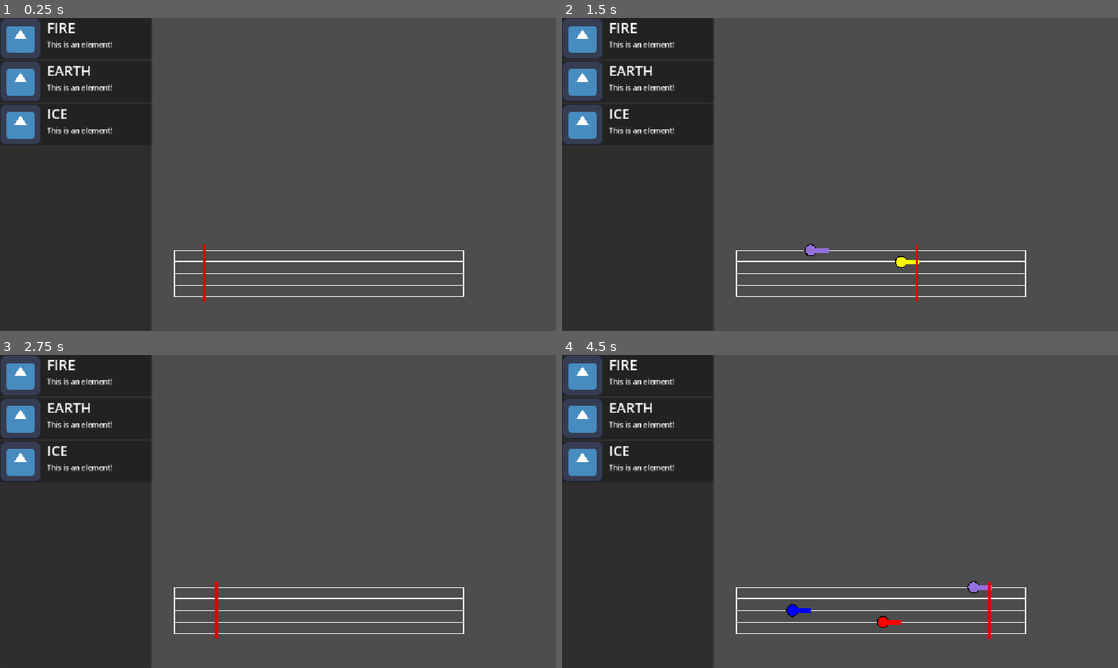
Above: before the commit, frames 1-4 (two rows, left to right).
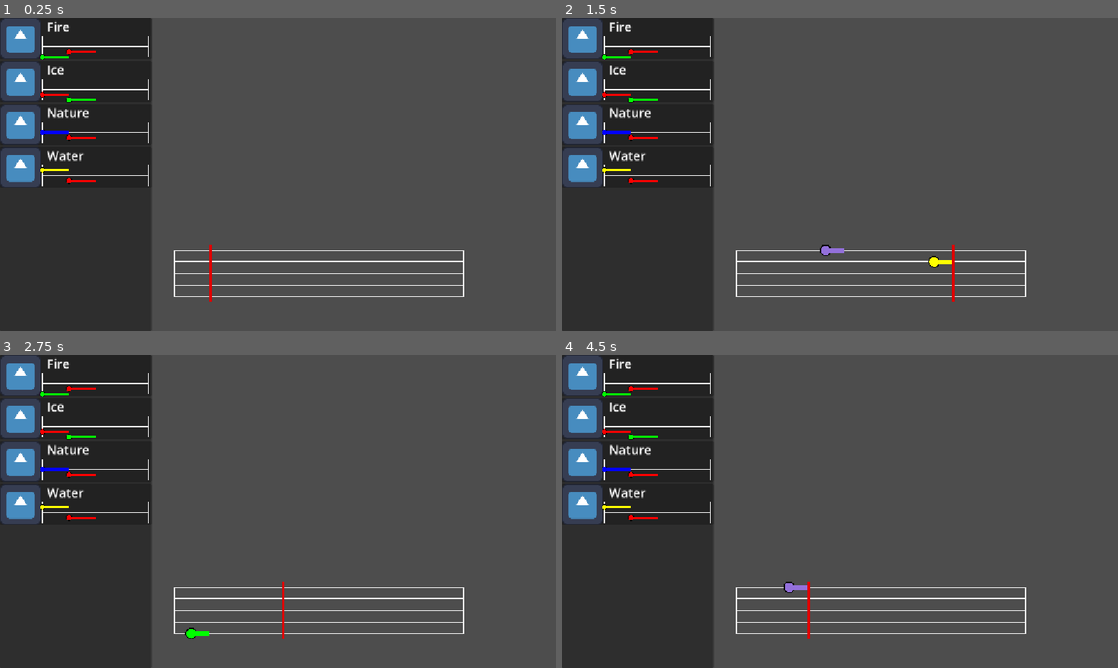
Above: after the commit, the same moments.

Repository: Valerie076/Modifier-Attack-System
Game: Godot game, scene res://scenes/main.tscn
The game is run twice, just before and just after one commit, with the same random seed, the same clock (stepped at 60 frames per second) and the same inputs. The engine's default icon, where the game draws it, is replaced by a stand-in: a white triangle on a blue panel in a dark square.
Inputs:
- Up to frame 1 (0.25 s): no input
- Up to frame 2 (1.5 s): tap Ctrl (note_five) at 0.6 s; tap Up (note_four) at 1.35 s
- Up to frame 3 (2.75 s): tap Enter at 2 s; tap Down (note_one) at 2.1 s
- Up to frame 4 (4.5 s): tap Left (note_three) at 2.85 s; tap Right (note_two) at 3.6 s; tap Space at 4.25 s; tap Ctrl (note_five) at 4.35 s

The runs differ from the first frame. In frame 1, 2.6% of the frame differs, in the area x 0-39%, y 0-91%; in frame 2, 2.9%; in frame 3, 2.7%; in frame 4, 3.0%, in the area x 0-78%, y 0-91%.

Commit message:
make spirit categories data driven and add render melodies

Diff:
--- a/project.godot
+++ b/project.godot
@@ -19,6 +19,7 @@
 
 Globals="*uid://c0ikltqmwtjla"
 SpiritDatabase="*uid://djxfelqyoonsq"
+SpiritCategoryDatabase="*uid://b5e4gbsr0m5yu"
 
 [display]
 
--- /dev/null
+++ b/resources/spirit_categories/fire.tres
@@ -0,0 +1,29 @@
+[gd_resource type="Resource" script_class="SpiritCategory" format=3 uid="uid://i3eoxbkcymvx"]
+
+[ext_resource type="Script" uid="uid://c5b3tfadfsc3f" path="res://scripts/music/note_data.gd" id="1_g5qjd"]
+[ext_resource type="Script" uid="uid://y1oleh2c84ce" path="res://scripts/spirit_category.gd" id="1_j8eb2"]
+[ext_resource type="Script" uid="uid://d1mk536vh54ka" path="res://scripts/music/melody.gd" id="2_63nc2"]
+
+[sub_resource type="Resource" id="Resource_g5qjd"]
+script = ExtResource("1_g5qjd")
+pitch = 1
+duration = 4
+metadata/_custom_type_script = "uid://c5b3tfadfsc3f"
+
+[sub_resource type="Resource" id="Resource_63nc2"]
+script = ExtResource("1_g5qjd")
+beat = 1.0
+pitch = 2
+duration = 4
+metadata/_custom_type_script = "uid://c5b3tfadfsc3f"
+
+[sub_resource type="Resource" id="Resource_g4hkx"]
+script = ExtResource("2_63nc2")
+notes = Array[ExtResource("1_g5qjd")]([SubResource("Resource_g5qjd"), SubResource("Resource_63nc2")])
+metadata/_custom_type_script = "uid://d1mk536vh54ka"
+
+[resource]
+script = ExtResource("1_j8eb2")
+category_name = "Fire"
+melody = SubResource("Resource_g4hkx")
+metadata/_custom_type_script = "uid://y1oleh2c84ce"
--- /dev/null
+++ b/resources/spirit_categories/ice.tres
@@ -0,0 +1,29 @@
+[gd_resource type="Resource" script_class="SpiritCategory" format=3 uid="uid://bog6bx7vfb62a"]
+
+[ext_resource type="Script" uid="uid://c5b3tfadfsc3f" path="res://scripts/music/note_data.gd" id="1_wfam2"]
+[ext_resource type="Script" uid="uid://d1mk536vh54ka" path="res://scripts/music/melody.gd" id="2_gkk7q"]
+[ext_resource type="Script" uid="uid://y1oleh2c84ce" path="res://scripts/spirit_category.gd" id="3_1vjdx"]
+
+[sub_resource type="Resource" id="Resource_g5qjd"]
+script = ExtResource("1_wfam2")
+pitch = 2
+duration = 4
+metadata/_custom_type_script = "uid://c5b3tfadfsc3f"
+
+[sub_resource type="Resource" id="Resource_63nc2"]
+script = ExtResource("1_wfam2")
+beat = 1.0
+pitch = 1
+duration = 4
+metadata/_custom_type_script = "uid://c5b3tfadfsc3f"
+
+[sub_resource type="Resource" id="Resource_g4hkx"]
+script = ExtResource("2_gkk7q")
+notes = Array[ExtResource("1_wfam2")]([SubResource("Resource_g5qjd"), SubResource("Resource_63nc2")])
+metadata/_custom_type_script = "uid://d1mk536vh54ka"
+
+[resource]
+script = ExtResource("3_1vjdx")
+category_name = "Ice"
+melody = SubResource("Resource_g4hkx")
+metadata/_custom_type_script = "uid://y1oleh2c84ce"
--- /dev/null
+++ b/resources/spirit_categories/nature.tres
@@ -0,0 +1,29 @@
+[gd_resource type="Resource" script_class="SpiritCategory" format=3 uid="uid://cvm3lub5ilegt"]
+
+[ext_resource type="Script" uid="uid://c5b3tfadfsc3f" path="res://scripts/music/note_data.gd" id="1_pcw8i"]
+[ext_resource type="Script" uid="uid://d1mk536vh54ka" path="res://scripts/music/melody.gd" id="2_q2mpq"]
+[ext_resource type="Script" uid="uid://y1oleh2c84ce" path="res://scripts/spirit_category.gd" id="3_ujdcb"]
+
+[sub_resource type="Resource" id="Resource_g5qjd"]
+script = ExtResource("1_pcw8i")
+pitch = 3
+duration = 4
+metadata/_custom_type_script = "uid://c5b3tfadfsc3f"
+
+[sub_resource type="Resource" id="Resource_63nc2"]
+script = ExtResource("1_pcw8i")
+beat = 1.0
+pitch = 2
+duration = 4
+metadata/_custom_type_script = "uid://c5b3tfadfsc3f"
+
+[sub_resource type="Resource" id="Resource_g4hkx"]
+script = ExtResource("2_q2mpq")
+notes = Array[ExtResource("1_pcw8i")]([SubResource("Resource_g5qjd"), SubResource("Resource_63nc2")])
+metadata/_custom_type_script = "uid://d1mk536vh54ka"
+
+[resource]
+script = ExtResource("3_ujdcb")
+category_name = "Nature"
+melody = SubResource("Resource_g4hkx")
+metadata/_custom_type_script = "uid://y1oleh2c84ce"
--- /dev/null
+++ b/resources/spirit_categories/water.tres
@@ -0,0 +1,29 @@
+[gd_resource type="Resource" script_class="SpiritCategory" format=3 uid="uid://cv6fkgjial8th"]
+
+[ext_resource type="Script" uid="uid://c5b3tfadfsc3f" path="res://scripts/music/note_data.gd" id="1_pi71o"]
+[ext_resource type="Script" uid="uid://y1oleh2c84ce" path="res://scripts/spirit_category.gd" id="1_r2k5g"]
+[ext_resource type="Script" uid="uid://d1mk536vh54ka" path="res://scripts/music/melody.gd" id="2_6jmuy"]
+
+[sub_resource type="Resource" id="Resource_pi71o"]
+script = ExtResource("1_pi71o")
+pitch = 4
+duration = 4
+metadata/_custom_type_script = "uid://c5b3tfadfsc3f"
+
+[sub_resource type="Resource" id="Resource_6jmuy"]
+script = ExtResource("1_pi71o")
+beat = 1.0
+pitch = 2
+duration = 4
+metadata/_custom_type_script = "uid://c5b3tfadfsc3f"
+
+[sub_resource type="Resource" id="Resource_i6773"]
+script = ExtResource("2_6jmuy")
+notes = Array[ExtResource("1_pi71o")]([SubResource("Resource_pi71o"), SubResource("Resource_6jmuy")])
+metadata/_custom_type_script = "uid://d1mk536vh54ka"
+
+[resource]
+script = ExtResource("1_r2k5g")
+category_name = "Water"
+melody = SubResource("Resource_i6773")
+metadata/_custom_type_script = "uid://y1oleh2c84ce"
--- a/resources/spirits/mushroom_guy.tres
+++ b/resources/spirits/mushroom_guy.tres
@@ -1,11 +1,13 @@
 [gd_resource type="Resource" script_class="Spirit" format=3 uid="uid://cckkldyt6erga"]
 
 [ext_resource type="Script" uid="uid://cydlhiqhxpwvn" path="res://scripts/move.gd" id="1_1uh2y"]
+[ext_resource type="Resource" uid="uid://cvm3lub5ilegt" path="res://resources/spirit_categories/nature.tres" id="1_bubcw"]
 [ext_resource type="Script" uid="uid://s2y7ofng7ogl" path="res://scripts/spirit.gd" id="1_sm17n"]
 [ext_resource type="Resource" uid="uid://dc8egdhldxkue" path="res://resources/moves/fireball.tres" id="2_q2sa1"]
 
 [resource]
 script = ExtResource("1_sm17n")
 spirit_name = "Mushroom Guy"
+category = ExtResource("1_bubcw")
 moves = Array[ExtResource("1_1uh2y")]([ExtResource("2_q2sa1")])
 metadata/_custom_type_script = "uid://s2y7ofng7ogl"
--- a/scenes/note.tscn
+++ b/scenes/note.tscn
@@ -6,8 +6,10 @@
 [node name="Note" type="Node2D" unique_id=452459268]
 script = ExtResource("1_1bnk6")
 
-[node name="Sprite" type="Sprite2D" parent="." unique_id=1829894931]
-scale = Vector2(0.035162777, 0.035162777)
+[node name="SpriteScaler" type="Node2D" parent="." unique_id=1711979587]
+
+[node name="Sprite" type="Sprite2D" parent="SpriteScaler" unique_id=1829894931]
+scale = Vector2(0.032865785, 0.032865785)
 texture = ExtResource("1_t3yvt")
 
 [node name="NoteLength" type="Line2D" parent="." unique_id=1969735535]
--- a/scenes/ui/category_sidebar_panel.tscn
+++ b/scenes/ui/category_sidebar_panel.tscn
@@ -6,5 +6,4 @@
 [node name="CategorySidebarPanel" unique_id=881017006 instance=ExtResource("1_okdge")]
 anchors_preset = -1
 script = ExtResource("2_hoxb5")
-title = "Title"
-description = "Description"
+spirit_category = null
--- a/scenes/ui/sidebar_panel.tscn
+++ b/scenes/ui/sidebar_panel.tscn
@@ -2,9 +2,11 @@
 
 [ext_resource type="Script" uid="uid://c5wdnm4jdbs1q" path="res://scripts/ui/sidebar_panel.gd" id="1_m4l4x"]
 [ext_resource type="Texture2D" uid="uid://bdr8tqornrhfx" path="res://assets/icon.svg" id="1_uss72"]
+[ext_resource type="PackedScene" uid="uid://cnqmfj2v6crpx" path="res://scenes/staff.tscn" id="3_8p410"]
 
 [node name="SidebarPanel" type="Panel" unique_id=881017006]
 custom_minimum_size = Vector2(0, 85)
+anchors_preset = 15
 anchor_right = 1.0
 anchor_bottom = 1.0
 offset_right = -756.0
@@ -36,12 +38,19 @@
 layout_mode = 2
 size_flags_horizontal = 3
 size_flags_vertical = 3
-theme_override_font_sizes/normal_font_size = 29
+theme_override_font_sizes/normal_font_size = 26
 text = "Title"
 
 [node name="DescriptionText" type="RichTextLabel" parent="HBoxContainer/VBoxContainer" unique_id=1851486809]
+visible = false
 layout_mode = 2
 size_flags_horizontal = 3
 size_flags_vertical = 3
 theme_override_font_sizes/normal_font_size = 15
 text = "Description"
+
+[node name="Staff" parent="HBoxContainer/VBoxContainer" unique_id=1091799398 instance=ExtResource("3_8p410")]
+position = Vector2(101, 37)
+line_spacing = 11.0
+width = 220.0
+line_width = 1.0
--- a/scenes/ui/spirit_sidebar_panel.tscn
+++ b/scenes/ui/spirit_sidebar_panel.tscn
@@ -6,3 +6,4 @@
 [node name="SpiritSidebarPanel" unique_id=881017006 instance=ExtResource("1_q4mcy")]
 anchors_preset = -1
 script = ExtResource("1_brcdw")
+spirit = null
--- a/scripts/autoload/globals.gd
+++ b/scripts/autoload/globals.gd
@@ -1,10 +1,4 @@
 extends Node
-
-enum SpiritCategory {
-	FIRE,
-	EARTH,
-	ICE
-}
 
 ## Pitches on the pentatonic scale.
 enum Pitch {
--- /dev/null
+++ b/scripts/autoload/spirit_category_database.gd
@@ -0,0 +1,14 @@
+extends Node
+
+const CATS_DIR = "res://resources/spirit_categories/"
+
+var categories: Array[SpiritCategory] = []
+
+## Load the cats into memory.
+func load_spirits() -> void:
+	var dir: DirAccess = DirAccess.open(CATS_DIR)
+	for file in dir.get_files():
+		print(file)
+		if file.ends_with(".tres"):
+			var cat = load(CATS_DIR + file)
+			categories.append(cat)
--- a/scripts/autoload/spirit_database.gd
+++ b/scripts/autoload/spirit_database.gd
@@ -13,7 +13,7 @@
 			spirits.append(spirit)
 
 ## Return an array of spirits matching the specified category.
-func get_spirits_by_category(category: Globals.SpiritCategory) -> Array[Spirit]:
+func get_spirits_by_category(category: SpiritCategory) -> Array[Spirit]:
 	var cat_spirits: Array[Spirit] = []
 	for spirit in spirits:
 		if spirit.category == category:
--- a/scripts/main.gd
+++ b/scripts/main.gd
@@ -12,11 +12,10 @@
 @onready var note_4: AudioStreamPlayer = $Note4
 @onready var note_5: AudioStreamPlayer = $Note5
 
-var spirit_categories := Globals.SpiritCategory.keys()
-
 # Called when the node enters the scene tree for the first time.
 func _ready() -> void:
 	SpiritDatabase.load_spirits()
+	SpiritCategoryDatabase.load_spirits()
 	var category_panels: Array[CategorySidebarPanel] = create_category_panels()
 	# Because of the way GDScript handles Array typing, you cannot pass Array[CategorySidebarPanel] into
 	# populate_menu so we get around this by creating a Array[SidebarPanel] and assigning its elements
@@ -29,10 +28,9 @@
 ## Return CategorySidebarPanel objects for each spirit category
 func create_category_panels() -> Array[CategorySidebarPanel]:
 	var panels: Array[CategorySidebarPanel] = []
-	for cat in spirit_categories:
-		var panel = CATEGORY_SIDEBAR_PANEL.instantiate()
-		panel.title = str(cat)
-		panel.description = "This is an element!"
+	for cat in SpiritCategoryDatabase.categories:
+		var panel: CategorySidebarPanel = CATEGORY_SIDEBAR_PANEL.instantiate()
+		panel.spirit_category = cat
 		panels.append(panel)
 
 	return panels
--- a/scripts/note.gd
+++ b/scripts/note.gd
@@ -1,5 +1,6 @@
 class_name Note
 extends Node2D
 
-@onready var sprite: Sprite2D = $Sprite
+@onready var sprite_scaler: Node2D = $SpriteScaler
+@onready var sprite: Sprite2D = $SpriteScaler/Sprite
 @onready var note_length: Line2D = $NoteLength
--- a/scripts/play_staff.gd
+++ b/scripts/play_staff.gd
@@ -3,7 +3,7 @@
 
 @onready var playhead: Line2D = $Playhead
 
-const BPM = 250.0
+const BPM = 300.0
 
 func _ready() -> void:
 	playhead.position.x = -width / 2
--- a/scripts/spirit.gd
+++ b/scripts/spirit.gd
@@ -2,7 +2,7 @@
 extends Resource
 
 @export var spirit_name: String
-@export var category: Globals.SpiritCategory
+@export var category: SpiritCategory
 @export var moves: Array[Move] = []
 
 # Called when the node enters the scene tree for the first time.
--- /dev/null
+++ b/scripts/spirit_category.gd
@@ -0,0 +1,5 @@
+class_name SpiritCategory
+extends Resource
+
+@export var category_name: String = "Category"
+@export var melody: Melody
--- a/scripts/staff.gd
+++ b/scripts/staff.gd
@@ -15,6 +15,7 @@
 
 @export var line_spacing: float = 24.0
 @export var width: float = 600.0
+@export var line_width: float = 2.0
 
 func _ready() -> void:
 	draw_lines()
@@ -27,16 +28,16 @@
 	for i in range(5):
 		var y: float = i * line_spacing
 
-		h_lines[i].width = 2.0
+		h_lines[i].width = line_width
 
 		h_lines[i].add_point(Vector2(left, y))
 		h_lines[i].add_point(Vector2(-left, y))
 
-	left_line.width = 2.0
+	left_line.width = line_width
 	left_line.add_point(Vector2(-width / 2, 0))
 	left_line.add_point(Vector2(-width / 2, 4 * line_spacing))
 
-	right_line.width = 2.0
+	right_line.width = line_width
 	right_line.add_point(Vector2(width / 2, 0))
 	right_line.add_point(Vector2(width / 2, 4 * line_spacing))
 
@@ -56,6 +57,10 @@
 
 	notes.add_child(note)
 
+	note.sprite_scaler.scale.x = line_width / 2.0
+	note.sprite_scaler.scale.y = line_width / 2.0
+	note.note_length.width = line_width * 5.0
+
 	# Color
 	note.sprite.modulate = Globals.Colors[note_data.pitch]
 
--- a/scripts/ui/category_sidebar_panel.gd
+++ b/scripts/ui/category_sidebar_panel.gd
@@ -1,17 +1,12 @@
 class_name CategorySidebarPanel
 extends SidebarPanel
 
-@export var title: String = "Title"
-@export var description: String = "Description"
+@export var spirit_category: SpiritCategory
 
 @onready var _title_text: RichTextLabel = $HBoxContainer/VBoxContainer/TitleText
 @onready var _description_text: RichTextLabel = $HBoxContainer/VBoxContainer/DescriptionText
 
 # Called when the node enters the scene tree for the first time.
 func _ready() -> void:
-	_title_text.text = title
-	_description_text.text = description
-
-# Called every frame. 'delta' is the elapsed time since the previous frame.
-func _process(delta: float) -> void:
-	pass
+	_title_text.text = spirit_category.category_name
+	_description_text.text = "desc"
--- a/scripts/ui/selection_menu.gd
+++ b/scripts/ui/selection_menu.gd
@@ -17,7 +17,11 @@
 
 	for element in elements:
 		v_box_container.add_child(element)
-		print(element.title)
+		if is_instance_of(element, CategorySidebarPanel):
+			element.staff.add_melody(element.spirit_category.melody)
+		elif is_instance_of(element, SpiritSidebarPanel):
+			#element.staff.add_melody(element.spirit.melody)
+			pass
 
 # Called every frame. 'delta' is the elapsed time since the previous frame.
 func _process(delta: float) -> void:
--- a/scripts/ui/sidebar_panel.gd
+++ b/scripts/ui/sidebar_panel.gd
@@ -1,6 +1,7 @@
 class_name SidebarPanel
 extends Panel
 
+@onready var staff: Staff = $HBoxContainer/VBoxContainer/Staff
 
 # Called when the node enters the scene tree for the first time.
 func _ready() -> void:
--- a/scripts/ui/spirit_sidebar_panel.gd
+++ b/scripts/ui/spirit_sidebar_panel.gd
@@ -1,12 +1,12 @@
 class_name SpiritSidebarPanel
 extends SidebarPanel
 
+@export var spirit: Spirit
+
+@onready var _title_text: RichTextLabel = $HBoxContainer/VBoxContainer/TitleText
+@onready var _description_text: RichTextLabel = $HBoxContainer/VBoxContainer/DescriptionText
 
 # Called when the node enters the scene tree for the first time.
 func _ready() -> void:
-	pass # Replace with function body.
-
-
-# Called every frame. 'delta' is the elapsed time since the previous frame.
-func _process(delta: float) -> void:
-	pass
+	_title_text.text = spirit.spirit_name
+	_description_text.text = "desc"
Not shown, added: scripts/autoload/spirit_category_database.gd.uid
Not shown, added: scripts/spirit_category.gd.uid
